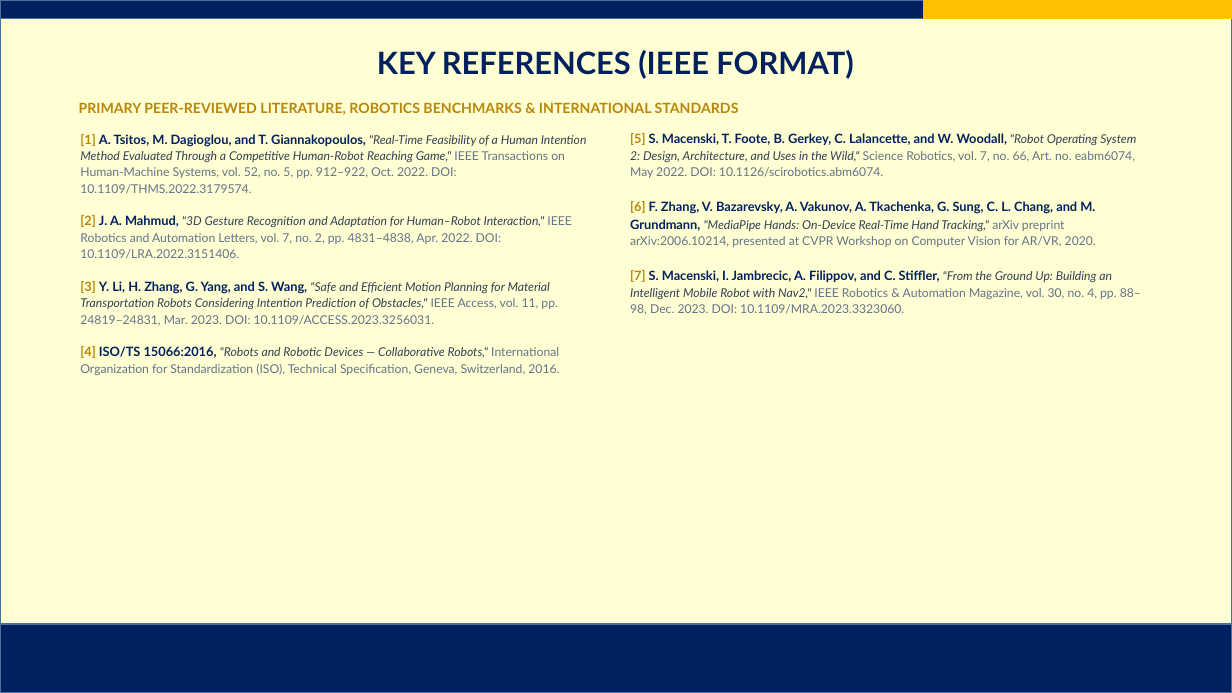
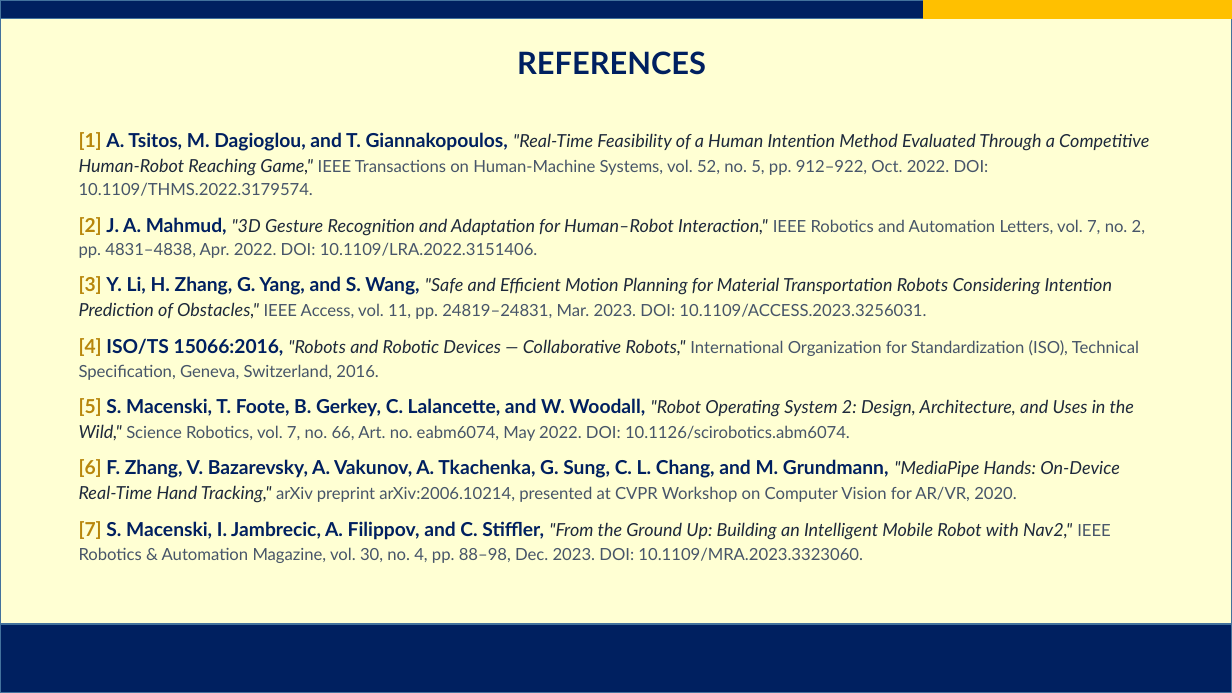
Before and after one commit to AJFACULTY/Intention-Recognition, a slide deck: slide 16 of write_up/Project Final Defense Slides_FINAL.pptx. Drawn at 1232x693 pixels with LibreOffice and Linux fonts; fonts in the diff are those of the drawing; background and template pictures are left out. Boxes give left, top, right and bottom in pixels: in the first picture for what was removed or moved away, otherwise in the second. Text is boxed around its words. In the diff, an @@ line names an element or a change of style, - is before the commit and + after.

Commit message:
feat(slides): list Slide 16 references in single full-width column

```diff
--- a/write_up/Project Final Defense Slides_FINAL.pptx
+++ b/write_up/Project Final Defense Slides_FINAL.pptx
@@ title at (x1=517, y1=51, x2=706, y2=75): text changed @@
-KEY REFERENCES (IEEE FORMAT)
+REFERENCES
@@ text removed at (x1=79, y1=102, x2=739, y2=115) @@
-PRIMARY PEER-REVIEWED LITERATURE, ROBOTICS BENCHMARKS & INTERNATIONAL STANDARDS
@@ text at (x1=79, y1=132, x2=1149, y2=380): size 10 to 15 pt in "[1] A. Tsitos, M. Dagioglou, and T. ...", "[2] J. A. Mahmud,", "[3] Y. Li, H. Zhang, G. Yang, ...", "[4] ISO/TS 15066:2016,"; size 9.5 to 14 pt, text colour #334155 to #1E293B in ""Real-Time Feasibility of a Human Intention Method ...", ""3D Gesture Recognition and Adaptation for Human–Robot ...", ""Safe and Efficient Motion Planning for Material ...", ""Robots and Robotic Devices — Collaborative Robots,""; size 9.5 to 13 pt, text colour #64748B to #475569 in "IEEE Transactions on Human-Machine Systems, vol. 52, ...", "IEEE Robotics and Automation Letters, vol. 7, ...", "IEEE Access, vol. 11, pp. 24819–24831, Mar. ...", "International Organization for Standardization (ISO), Techni ..."; line spacing 1.12 to 1.15; less space between paragraphs @@
@@ text removed at (x1=630, y1=133, x2=1141, y2=314) @@
-[5] S. Macenski, T. Foote, B. Gerkey, C. Lalancette, and W. Woodall, "Robot Operating System 2: Design, Architecture, and Uses in the Wild," Science Robotics, vol. 7, no. 66, Art. no. eabm6074, May 2022. DOI: 10.1126/scirobotics.abm6074.
-[6] F. Zhang, V. Bazarevsky, A. Vakunov, A. Tkachenka, G. Sung, C. L. Chang, and M. Grundmann, "MediaPipe Hands: On-Device Real-Time Hand Tracking," arXiv preprint arXiv:2006.10214, presented at CVPR Workshop on Computer Vision for AR/VR, 2020.
-[7] S. Macenski, I. Jambrecic, A. Filippov, and C. Stiffler, "From the Ground Up: Building an Intelligent Mobile Robot with Nav2," IEEE Robotics & Automation Magazine, vol. 30, no. 4, pp. 88–98, Dec. 2023. DOI: 10.1109/MRA.2023.3323060.
@@ text at (x1=79, y1=398, x2=1135, y2=563): paragraphs added @@
+[5] S. Macenski, T. Foote, B. Gerkey, C. Lalancette, and W. Woodall, "Robot Operating System 2: Design, Architecture, and Uses in the Wild," Science Robotics, vol. 7, no. 66, Art. no. eabm6074, May 2022. DOI: 10.1126/scirobotics.abm6074.
+[6] F. Zhang, V. Bazarevsky, A. Vakunov, A. Tkachenka, G. Sung, C. L. Chang, and M. Grundmann, "MediaPipe Hands: On-Device Real-Time Hand Tracking," arXiv preprint arXiv:2006.10214, presented at CVPR Workshop on Computer Vision for AR/VR, 2020.
+[7] S. Macenski, I. Jambrecic, A. Filippov, and C. Stiffler, "From the Ground Up: Building an Intelligent Mobile Robot with Nav2," IEEE Robotics & Automation Magazine, vol. 30, no. 4, pp. 88–98, Dec. 2023. DOI: 10.1109/MRA.2023.3323060.
```
Also in this commit, not shown: 1 other file.
